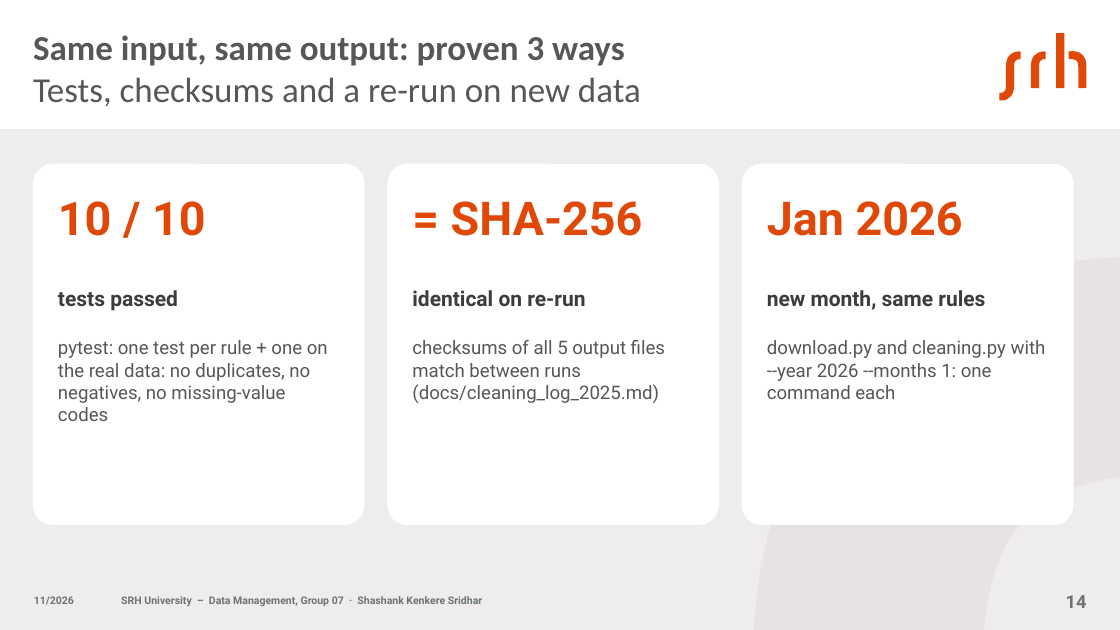
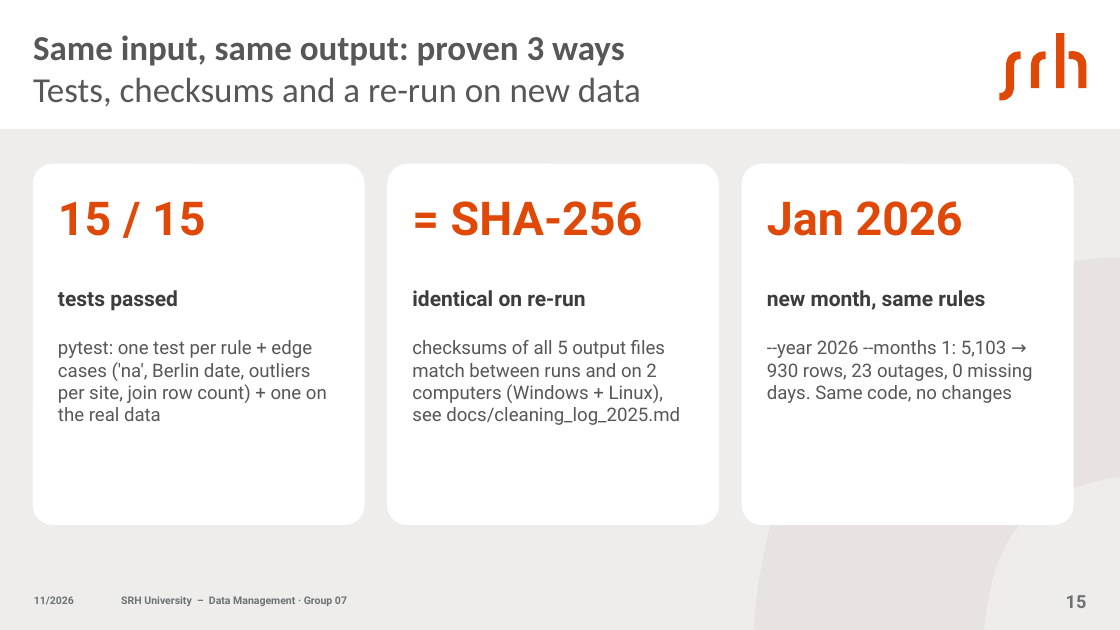
Before and after one commit to jasmeetkaurpelia/dm-project-group-07, a slide deck: slide 15 of slides/DM_Group07_Presentation.pptx (slide 14 before the commit). Drawn at 1120x630 pixels with LibreOffice and Linux fonts; fonts in the diff are those of the drawing. Boxes give left, top, right and bottom in pixels: in the first picture for what was removed or moved away, otherwise in the second. Text is boxed around its words. In the diff, an @@ line names an element or a change of style, - is before the commit and + after.

```diff
--- a/slides/DM_Group07_Presentation.pptx
+++ b/slides/DM_Group07_Presentation.pptx
@@ text at (58,201,205,236): text changed @@
-10 / 10
+15 / 15
@@ text at (58,340,327,421): text changed @@
-pytest: one test per rule + one on the real data: no duplicates, no negatives, no missing-value codes
+pytest: one test per rule + edge cases ('na', Berlin date, outliers per site, join row count) + one on the real data
@@ text at (412,340,680,425): text changed @@
-checksums of all 5 output files match between runs (docs/cleaning_log_2025.md)
+checksums of all 5 output files match between runs and on 2 computers (Windows + Linux), see docs/cleaning_log_2025.md
@@ text at (767,340,1032,403): text changed @@
-download.py and cleaning.py with --year 2026 --months 1: one command each
+--year 2026 --months 1: 5,103 → 930 rows, 23 outages, 0 missing days. Same code, no changes
@@ text at (121,596,347,606): text changed @@
-SRH University – Data Management, Group 07 · Shashank Kenkere Sridhar
+SRH University – Data Management · Group 07
@@ page number at (1066,595,1087,608): text changed @@
-14
+15
```
Also in this commit, not shown: 12 other slides changed, 3 slides added, 1 slide removed.
